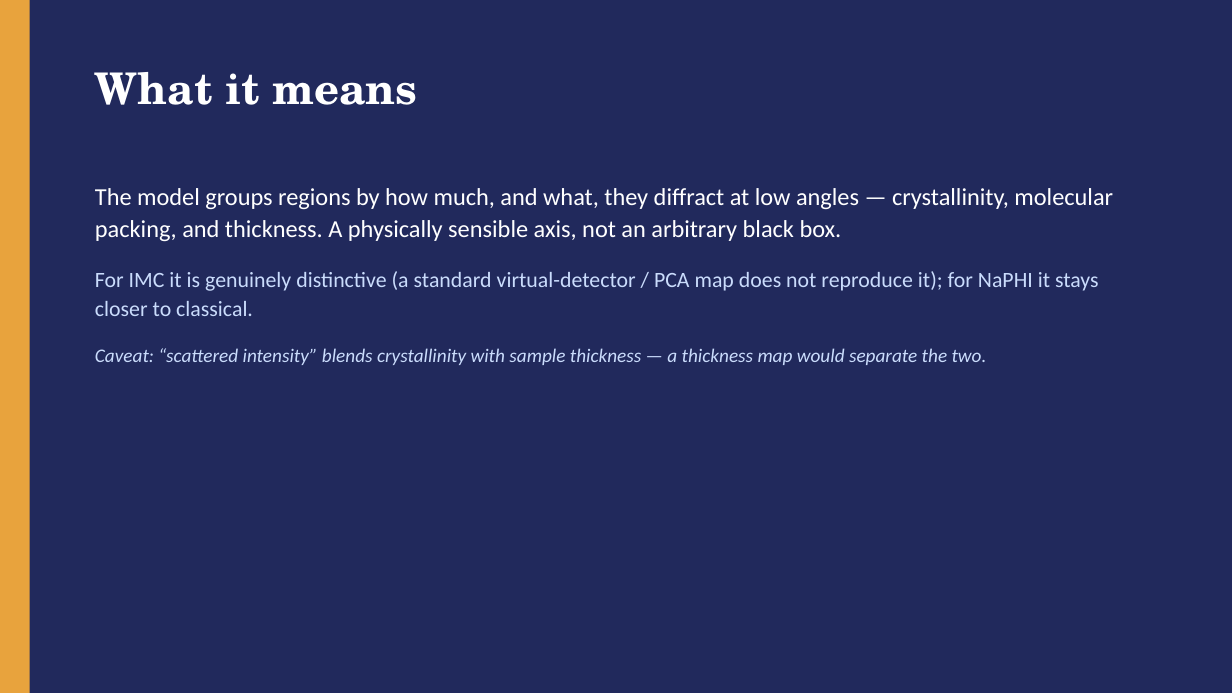
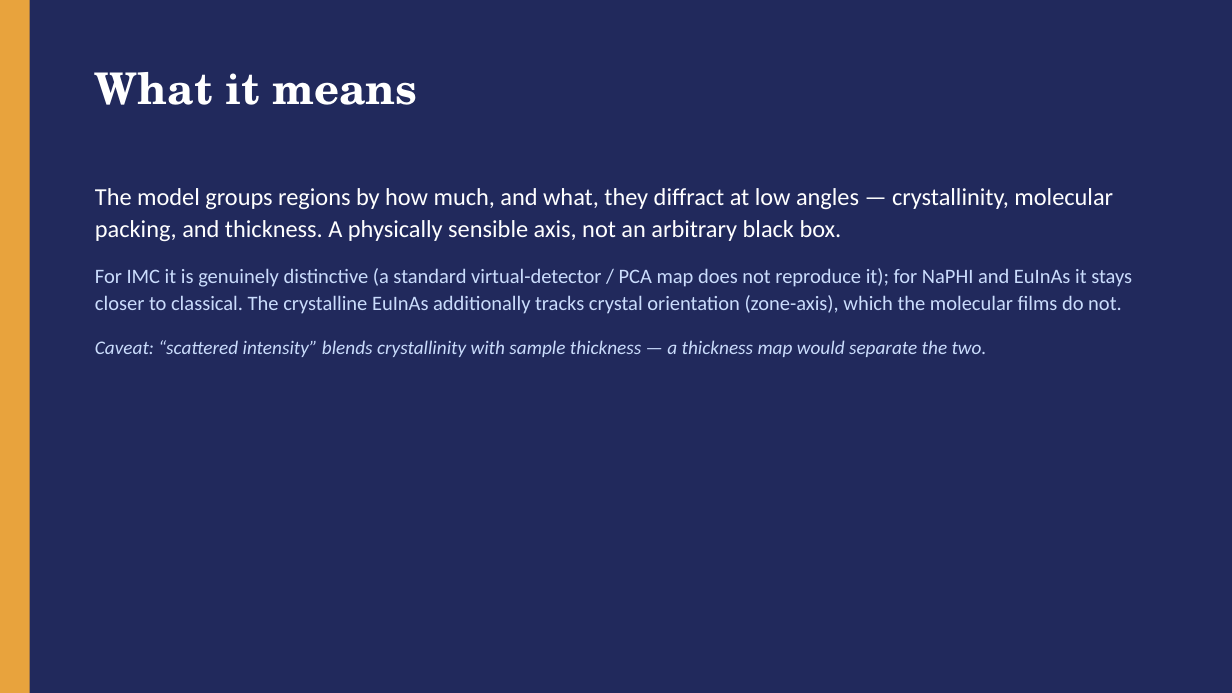
Before and after one commit to DanielKhaykelson/dino-4dstem, a slide deck: slide 10 of docs/explainer/interpretation_explainer.pptx (slide 9 before the commit). Drawn at 1232x693 pixels with LibreOffice and Linux fonts; fonts in the diff are those of the drawing. Boxes give left, top, right and bottom in pixels: in the first picture for what was removed or moved away, otherwise in the second. Text is boxed around its words. In the diff, an @@ line names an element or a change of style, - is before the commit and + after.

```diff
--- a/docs/explainer/interpretation_explainer.pptx
+++ b/docs/explainer/interpretation_explainer.pptx
@@ text at bbox=[95, 268, 1132, 314]: text changed; size 17 to 16 pt @@
-For IMC it is genuinely distinctive (a standard virtual-detector / PCA map does not reproduce it); for NaPHI it stays closer to classical.
+For IMC it is genuinely distinctive (a standard virtual-detector / PCA map does not reproduce it); for NaPHI and EuInAs it stays closer to classical. The crystalline EuInAs additionally tracks crystal orientation (zone-axis), which the molecular films do not.
@@ text at bbox=[95, 340, 987, 357]: less space between paragraphs @@
```
Also in this commit, not shown: 2 slides added, 1 slide removed, 30 other files.
